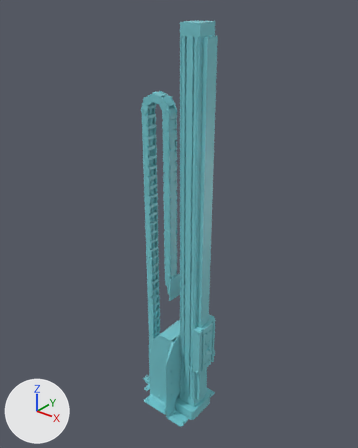
Renders of the COLLADA model meka_description/meshes/mid_res/B1R1/meka_zlift.dae from each side of a commit.
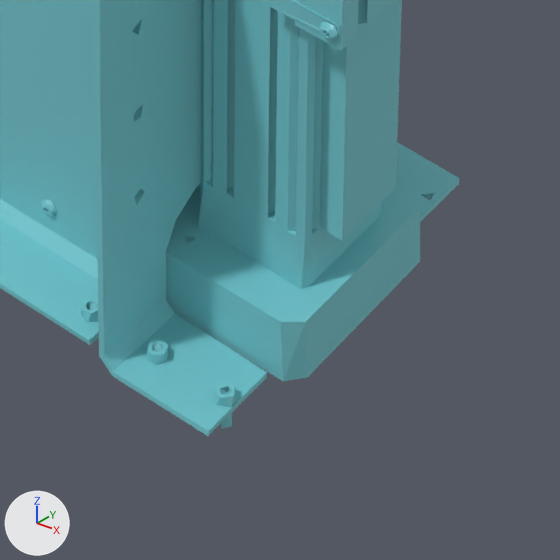
Each version appears first whole from a camera (50 mm lens) standing at (0.729, -1.039, 1.335) and looking at (-0.127, 0.031, 0.671), and next in a close-up on the part from 43% to 64% of the width and 82% to 99% of the height. Every picture has the same lights, and +X, +Y and +Z are marked at lower left. Where no turn or scale is listed for an object, it has been applied to the vertices. Vertices at the same position are counted once.

Objects in the first close-up: 'MB1_00_000_meka_mobile_base_backpack_zlift_0012'.
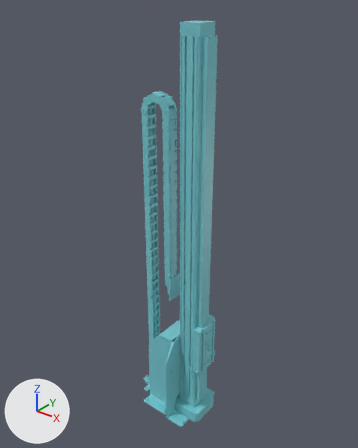
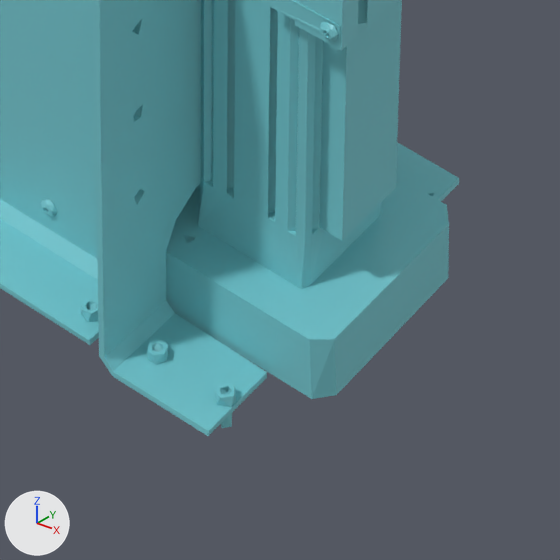
The newer file is also turned or shifted as a whole; pictures and numbers use the older file's frame.

What changed in the scene script:
```text
Change me_mb1_00_000_meka_mobile_base_backpack_zlift_001:
    used by ob_mb1_00_000_meka_mobile_base_backpack_zlift_0012; location = (0.0, 0.0, 0.0)
    remove me_mb1_00_000_meka_mobile_base_backpack_zlift_001.from_pydata(...)  # 7417 vertices, 15482 faces; spans x -0.267..0.015, y -0.1..0.1, z -0.013..1.251
    add me_mb1_00_000_meka_mobile_base_backpack_zlift_001.from_pydata(...)  # 7428 vertices, 15504 faces; spans x -0.267..0.017, y -0.1..0.1, z -0.013..1.251
    me_mb1_00_000_meka_mobile_base_backpack_zlift_001 part 1
    2 vertices are removed from x 0.0, y -0.044..0.046, z 0.0
    13 faces are deleted
    6 vertices are added at (0.007, -0.053, 0.036), (0.009, 0.047, 0.03), (0.006, -0.047, 0.03), (0.016, -0.046, 0.036), (0.017, -0.044, 0.0), (0.016, 0.046, 0.0)
    7 new vertices lie (0.017, 0.0, 0.0) away from vertices in x -0.009..0.0, y -0.053..0.053, z 0.0..0.036
    35 new faces join them
```

Boxes (x1, y1, x2, y2) around the edits, measured in the close-ups (560 x 560 px):
part 1 of me_mb1_00_000_meka_mobile_base_backpack_zlift_001, built on: before (281, 209, 420, 381); after (281, 189, 449, 399)
